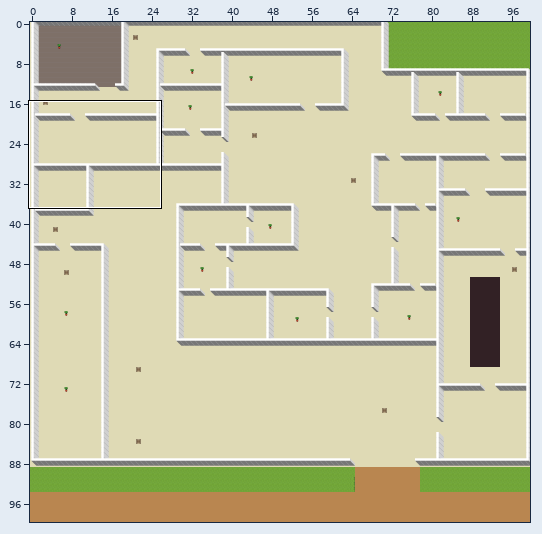
Level history. Tiled map: assets/map2.1.tmx. Above, an overview of the earlier version with the close-up marked.
Close-up. The starting point:
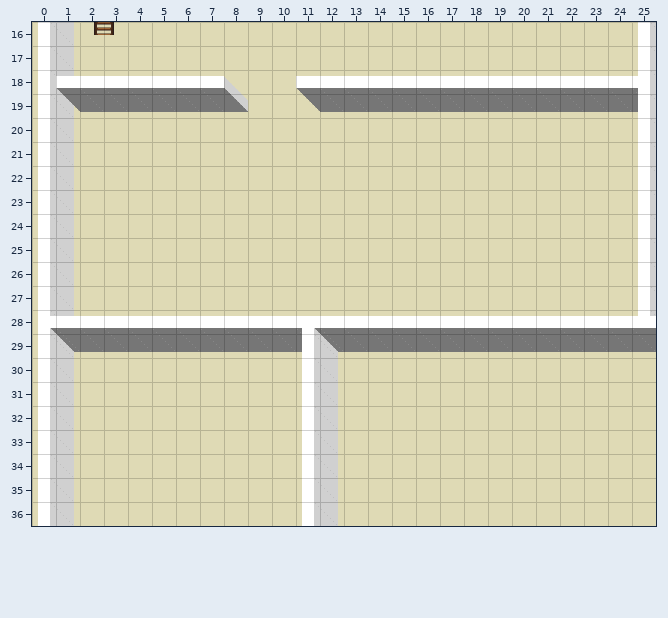
Cells are 32x32 px. Shown: x 0..25, y 16..36. The commit also changed other parts of the map, which this record leaves out.
New version:
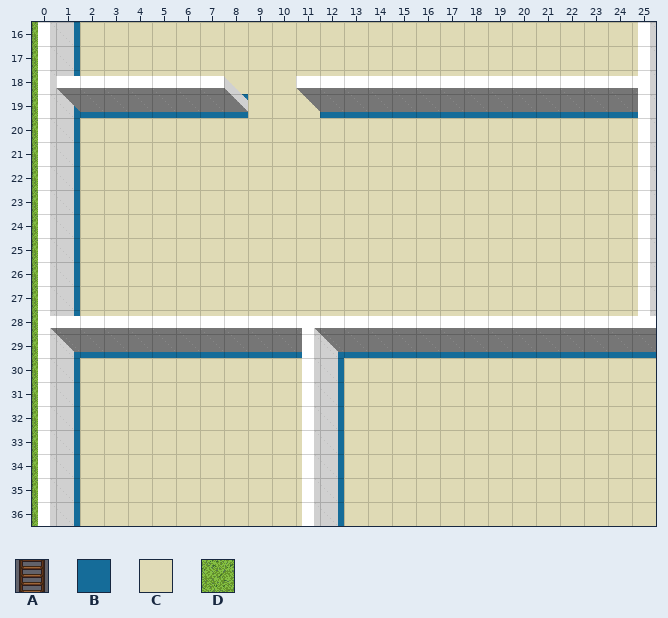
Key: from "terrain-assets": A 169, B 391, C 414, D 740.
_ is an empty cell.
Objects are placed by their top-left corner, in cells (3,4 is the top-left corner of cell 3,4); size is 1x1 cell unless given.
Tiles of an added or newly shown layer are drawn over the layers below it.
The exact change:
Layer "Floor":
y 16..36: x 0 C -> D
Layer "Collision" (added):
y 16..18: x 1 _ -> B
y 19: x 1..8 ________ -> BBBBBBBB; x 12..25 ______________ -> BBBBBBBBBBBBBB
y 20..28: x 1 _ -> B
y 29: x 1..25 _________________________ -> BBBBBBBBBBBBBBBBBBBBBBBBB
y 30..36: x 1 _ -> B; x 12 _ -> B
Layer "ObjectLayer" (now hidden):
removed: A "guard10" at 2.5,15.6
